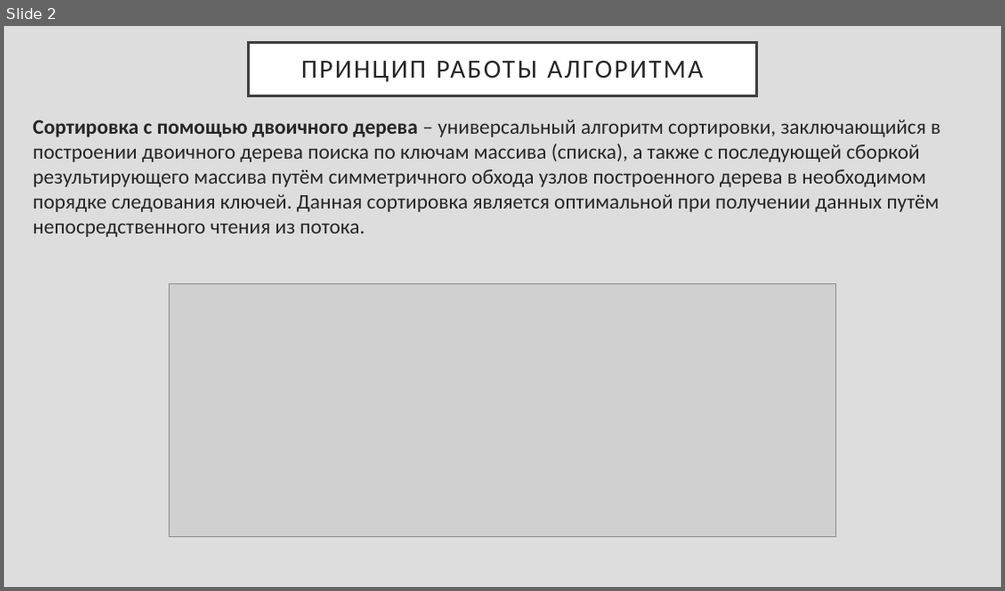
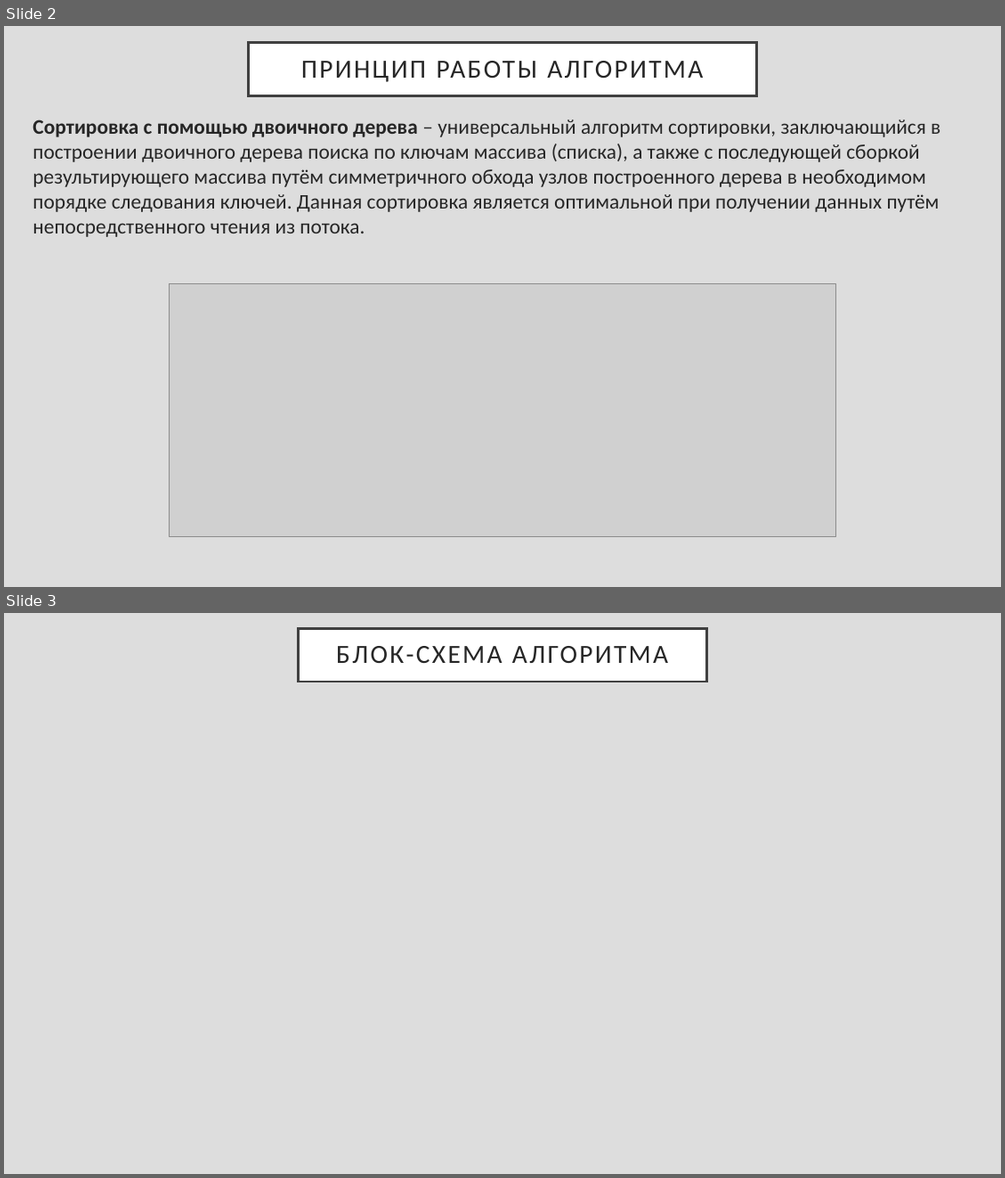
Before and after one commit to Rarmash/Procedural-Programming, a slide deck: Сортировка с помощью двоичного дерева.pptx. Shown one above the other, each under a label of ours: slide 2 before the commit, slides 2 and 3 after it. The pictures are 1005x591 and 1005x1178 pixels, drawn with LibreOffice and Linux fonts; fonts in the diff are those of the drawing; grey boxes stand for pictures. Boxes give left, top, right and bottom in pixels: in the first picture for what was removed or moved away, otherwise in the second. Text is boxed around its words. In the diff, an @@ line names an element or a change of style, - is before the commit and + after.

```diff
--- a/Сортировка с помощью двоичного дерева.pptx
+++ b/Сортировка с помощью двоичного дерева.pptx
@@ slide 3 added at <box>4,613,1001,1174</box>, background #DDDDDD @@
@@ title added at <box>299,629,707,682</box>, fill #FFFFFF, outline #404040 2.5 pt, 25.2 pt, text #262626 @@
+БЛОК-СХЕМА АЛГОРИТМА
```
